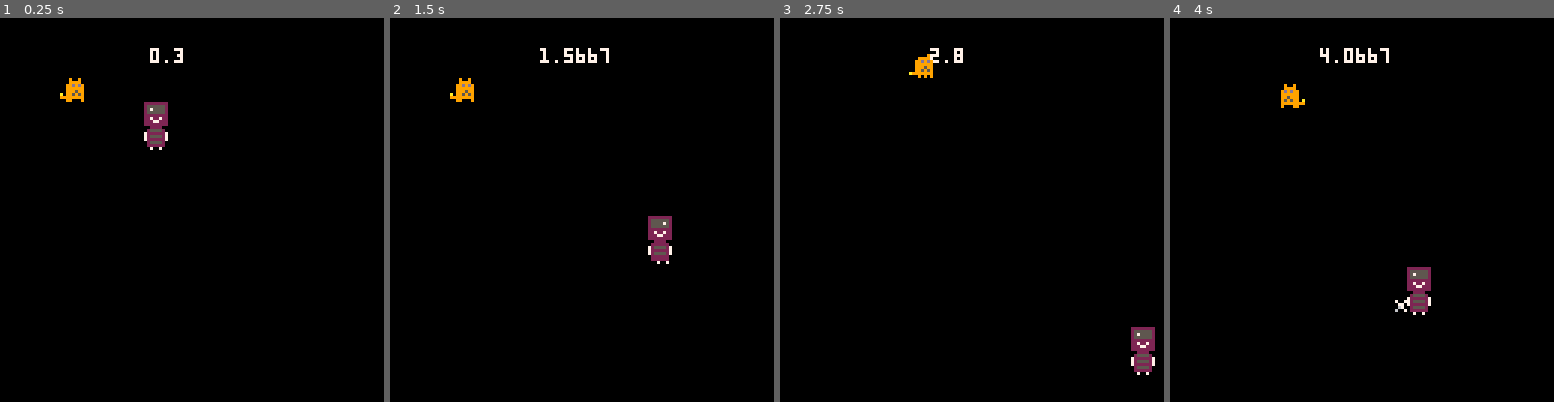
Above: before the commit, frames 1-4 (left to right).
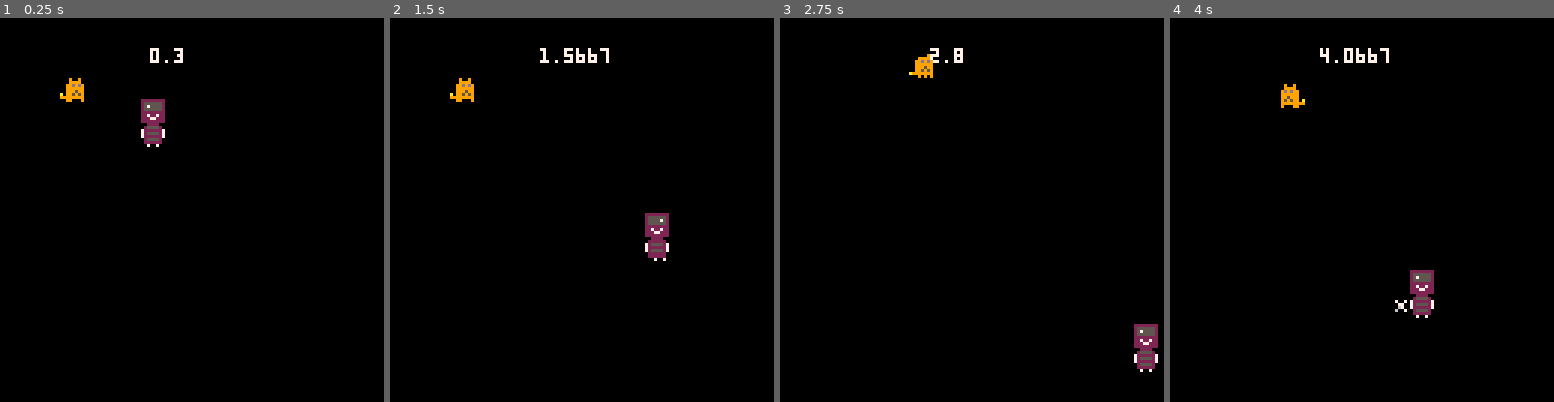
Above: after the commit, the same moments.

Repository: CornflakesOnGit/bonk-thief-horror
Game: PICO-8 cartridge bonk.p8
Same seed, same stepped clock (60 frames per second), same inputs: the game is played once before the commit and once after it.
Inputs:
- Up to frame 1 (0.25 s): no input
- Up to frame 2 (1.5 s): no input
- Up to frame 3 (2.75 s): hold Right 1.6-2.1 s; hold Up 2.15-2.42 s; hold Right from 2.47 s (still down)
- Up to frame 4 (4 s): release Right at 3.03 s; hold Left 3.08-3.58 s; hold Down 3.63-3.97 s

The runs differ from the first frame. In frame 1, 0.6% of the frame differs, in the area x 36-44%, y 21-35%; in frame 2, 0.6%; in frame 3, 0.6%; in frame 4, 0.6%.

Commit message:
even more cleanup, still works

Diff:
--- a/bonk_code.lua
+++ b/bonk_code.lua
@@ -32,28 +32,119 @@
     animSpeed = 12, -- Adjust the speed to control the animation
 }
 
-
 bones = {
     max = 10,
     spawn_interval = 100, --this number refers to frames that have happened (adjust as needed)
 }
 
 
-
-
-
-
-
-
-
--->8
--- Function declarations
+-->8
+-- bonk functions
+
+
+-- Function for drawing bonk {#c81}
+function drawBonk()
+    if bonk.flip then
+        spr(bonk.sprites[bonk.currentFrame], bonk.pos.x, bonk.pos.y, 1, 1, true, false)
+    else
+        spr(bonk.sprites[bonk.currentFrame], bonk.pos.x, bonk.pos.y)
+    end
+end
+
+-- movement and animation updates {#c81}
+function bonk_movement()
+    p_moved = false
+    if btn(0) then
+        bonk.pos.x = bonk.pos.x - bonk.spd
+        bonk.flip = true
+        p_moved = true
+        bonk.anim_counter = bonk.anim_counter + 1
+    end
+    if btn(1) then
+        bonk.pos.x = bonk.pos.x + bonk.spd
+        bonk.flip = false
+        p_moved = true
+        bonk.anim_counter = bonk.anim_counter + 1
+    end
+    if btn(2) then
+        bonk.pos.y = bonk.pos.y - bonk.spd
+        p_moved = true
+        bonk.anim_counter = bonk.anim_counter + 1
+    end
+    if btn(3) then
+        bonk.pos.y = bonk.pos.y + bonk.spd
+        p_moved = true
+        bonk.anim_counter = bonk.anim_counter + 1
+    end
+    if p_moved then
+        if bonk.anim_counter >= 5 then
+            bonk_animation()
+            bonk.anim_counter = 0
+        end
+    end
+
+    -- respawning from other side {#c81}
+    if bonk.pos.x < -4 then bonk.pos.x = 124
+        elseif bonk.pos.x > 124 then bonk.pos.x = -4
+        elseif bonk.pos.y < -4 then bonk.pos.y = 124
+        elseif bonk.pos.y > 124 then bonk.pos.y = -4
+    end
+end
+
+-- Bonk change frame function {#c81,6}
+function bonk_animation()
+    --This animation functions looks to see if the bonk.currentFrame value is more than the number of sprites for Bonk. If so, it resets the current frame to zero.
+    bonk.currentFrame = bonk.currentFrame + 1
+    if bonk.currentFrame > #bonk.sprites then
+        bonk.currentFrame = 0
+    end
+end
+
+-->8
+-- thief functions
+
+-- Move the thief randomly {#c0c}
+function thief_movement()
+    -- Move thief
+    thief.pos.x = thief.pos.x + thief.direction.x * thief.spd
+    thief.pos.y = thief.pos.y + thief.direction.y * thief.spd
+
+    -- Bounce off the walls
+    if thief.pos.x <= 0 or thief.pos.x >= 120 then
+        thief.direction.x = thief.direction.x * -1 -- Reverse horizontal direction
+    end
+
+    if thief.pos.y <= 0 or thief.pos.y >= 112 then
+        thief.direction.y = thief.direction.y * -1 -- Reverse vertical direction
+    end
+
+    --Prevent standstill {#c0c}
+    -- Check if both direction components are zero, and if so, set a default direction
+    if thief.direction.x == 0 and thief.direction.y == 0 then
+        thief.direction = {x = 1, y = 1} -- If both are zero, default to (1, 1)
+    end
+end
 
 -- Loop to ensure the thief doesn't move straight right, up, or down
 function ensure_thief_diagonal()
     while thief.direction.x == 0 or thief.direction.y == 0 do
         thief.direction = {x = flr(rnd(3)) - 1, y = flr(rnd(3)) - 1}
     end
+end
+
+-- Update thief animation
+function thief_animation()
+    -- Update thief animation frame {#c0c}
+        thief.animTimer = thief.animTimer + 1
+        if thief.animTimer >= thief.animSpeed then
+            thief.animTimer = 0
+            -- Toggle frames between 1 and 2
+            if thief.currentFrame == 1 then
+                thief.currentFrame = 2
+            else
+                thief.currentFrame = 1
+            end
+        end
 end
 
 -- Function for drawing thief {#c0c}
@@ -67,16 +158,20 @@
     end
 end
 
--- Function for drawing bonk {#c81}
-function drawBonk()
-    if bonk.flip then
-        spr(bonk.sprites[bonk.currentFrame], bonk.pos.x, bonk.pos.y, 1, 1, true, false)
-    else
-        spr(bonk.sprites[bonk.currentFrame], bonk.pos.x, bonk.pos.y)
-    end
-end
-
--- Spawn a new bone into the bone table
+
+
+--Print help text on screen
+function timer()
+    print(time(),50,10,7)
+end
+
+
+-->8
+-- bone functions
+
+-- Check if it's time to spawn a new bone and do it{#fff}
+
+-- How to spawn a new bone into the bone table
 function spawnBone()
     -- Check if there are fewer than the maximum allowed bones
     if #bones < bones.max then
@@ -97,6 +192,14 @@
     end
 end
 
+-- Spawn a bone after time elapses if under 10 bones
+function spawn_new_bone()
+    if elapsedTime >= bones.spawn_interval then
+        elapsedTime = 0
+        spawnBone()
+    end
+end
+
 -- Draw Bones with animation frames {#fff}
 function draw_bones()
     for i = 1, #bones do
@@ -106,106 +209,29 @@
     end
 end
 
---Print help text on screen
-function timer()
-    print(time(),50,10,7)
-end
-
--- collision function {#0f0}
+-- Update bone animation {#fff}
+function bone_animation()
+    for i = 1, #bones do
+        if bones[i] and bones[i].active then
+            bones[i].anim_counter = bones[i].anim_counter + 1
+            if bones[i].anim_counter % bones[i].anim_speed == 0 then
+                bones[i].currentFrame = 3 - bones[i].currentFrame -- Toggle between 1 and 2 frames
+            end
+        end
+    end
+end
+
+
+-->8
+-- collision functions
+
+-- main collision function {#0f0}
 function checkcollision(obj1, obj2)
     if (obj1.pos.x > obj2.pos.x + obj2.width) then return false end
     if (obj1.pos.y > obj2.pos.y + obj2.height) then return false end
     if (obj1.pos.x + obj1.width < obj2.pos.x) then return false end
     if (obj1.pos.y + obj1.height < obj2.pos.y) then return false end
     return true
-end
-
--- movement and animation updates {#c81}
-function bonk_movement()
-    p_moved = false
-    if btn(0) then
-        bonk.pos.x = bonk.pos.x - bonk.spd
-        bonk.flip = true
-        p_moved = true
-        bonk.anim_counter = bonk.anim_counter + 1
-    end
-    if btn(1) then
-        bonk.pos.x = bonk.pos.x + bonk.spd
-        bonk.flip = false
-        p_moved = true
-        bonk.anim_counter = bonk.anim_counter + 1
-    end
-    if btn(2) then
-        bonk.pos.y = bonk.pos.y - bonk.spd
-        p_moved = true
-        bonk.anim_counter = bonk.anim_counter + 1
-    end
-    if btn(3) then
-        bonk.pos.y = bonk.pos.y + bonk.spd
-        p_moved = true
-        bonk.anim_counter = bonk.anim_counter + 1
-    end
-    if p_moved then
-        if bonk.anim_counter >= 5 then
-            bonk_animation()
-            bonk.anim_counter = 0
-        end
-    end
-
-    -- respawning from other side {#c81}
-    if bonk.pos.x < -4 then bonk.pos.x = 124
-        elseif bonk.pos.x > 124 then bonk.pos.x = -4
-        elseif bonk.pos.y < -4 then bonk.pos.y = 124
-        elseif bonk.pos.y > 124 then bonk.pos.y = -4
-    end
-end
-
--- Bonk change frame function {#c81,6}
-function bonk_animation()
-    --This animation functions looks to see if the bonk.currentFrame value is more than the number of sprites for Bonk. If so, it resets the current frame to zero.
-    bonk.currentFrame = bonk.currentFrame + 1
-    if bonk.currentFrame > #bonk.sprites then
-        bonk.currentFrame = 0
-    end
-end
-
--- Move the thief randomly {#c0c}
-function thief_movement()
-    -- Move thief
-    thief.pos.x = thief.pos.x + thief.direction.x * thief.spd
-    thief.pos.y = thief.pos.y + thief.direction.y * thief.spd
-
-    -- Bounce off the walls
-    if thief.pos.x <= 0 or thief.pos.x >= 120 then
-        thief.direction.x = thief.direction.x * -1 -- Reverse horizontal direction
-    end
-
-    if thief.pos.y <= 0 or thief.pos.y >= 112 then
-        thief.direction.y = thief.direction.y * -1 -- Reverse vertical direction
-    end
-
-    --Prevent standstill {#c0c}
-    -- Check if both direction components are zero, and if so, set a default direction
-    if thief.direction.x == 0 and thief.direction.y == 0 then
-        thief.direction = {x = 1, y = 1} -- If both are zero, default to (1, 1)
-    end
-end
-
-ensure_thief_diagonal()
-
--- Update thief animation
-function thief_animation()
-    -- Update thief animation frame {#c0c}
-        thief.animTimer = thief.animTimer + 1
-        if thief.animTimer >= thief.animSpeed then
-            thief.animTimer = 0
-            -- Toggle frames between 1 and 2
-            if thief.currentFrame == 1 then
-                thief.currentFrame = 2
-            else
-                thief.currentFrame = 1
-            end
-        end
 end
 
 --Check collision between thief and bonk {#c0c}
@@ -229,46 +255,29 @@
 
 
 
+-->8
+-- Other functions
+
 -- Increase overall timer {#fff}
 function game_timer()
     elapsedTime = elapsedTime + 1  -- Increment elapsed time by 1 frame
 end
 
--- Check if it's time to spawn a new bone and do it{#fff}
-function spawn_new_bone()
-    if elapsedTime >= bones.spawn_interval then
-        elapsedTime = 0
-        spawnBone()
-    end
-end
-
--- Update bone animation {#fff}
-function bone_animation()
-    for i = 1, #bones do
-        if bones[i] and bones[i].active then
-            bones[i].anim_counter = bones[i].anim_counter + 1
-            if bones[i].anim_counter % bones[i].anim_speed == 0 then
-                bones[i].currentFrame = 3 - bones[i].currentFrame -- Toggle between 1 and 2 frames
-            end
-        end
-    end
-end
+
 
 -->8
 --update
 
--- update function {#f00,1}
 function _update()
-
-game_timer()
-bonk_movement()
-thief_movement()
-thief_animation()
-collision_bonk_thief()
-collision_bonk_bone()
-spawn_new_bone()
-bone_animation()
-
+    game_timer()
+    bonk_movement()
+    thief_movement()
+    ensure_thief_diagonal()
+    thief_animation()
+    collision_bonk_thief()
+    collision_bonk_bone()
+    spawn_new_bone()
+    bone_animation()
 end
 
 
@@ -276,26 +285,10 @@
 -->8
 --draw
 
--- Draw function {#f00}
 function _draw()
-
-
--- Screen background color
     cls(0)
-
---timer on screen
     timer()
-
-
-
-draw_bones()
-
--- Draw Bonk {#c81}
+    draw_bones()
     drawBonk()
-
-
--- Draw Thief {#c0c}
     drawThief()
-
-
-end
+end
